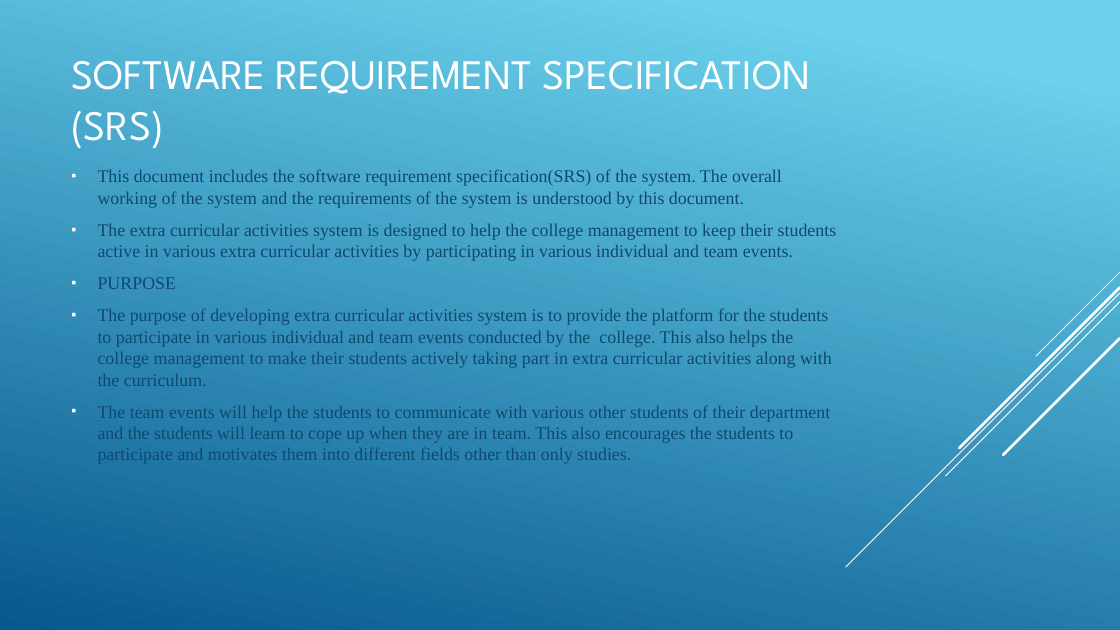
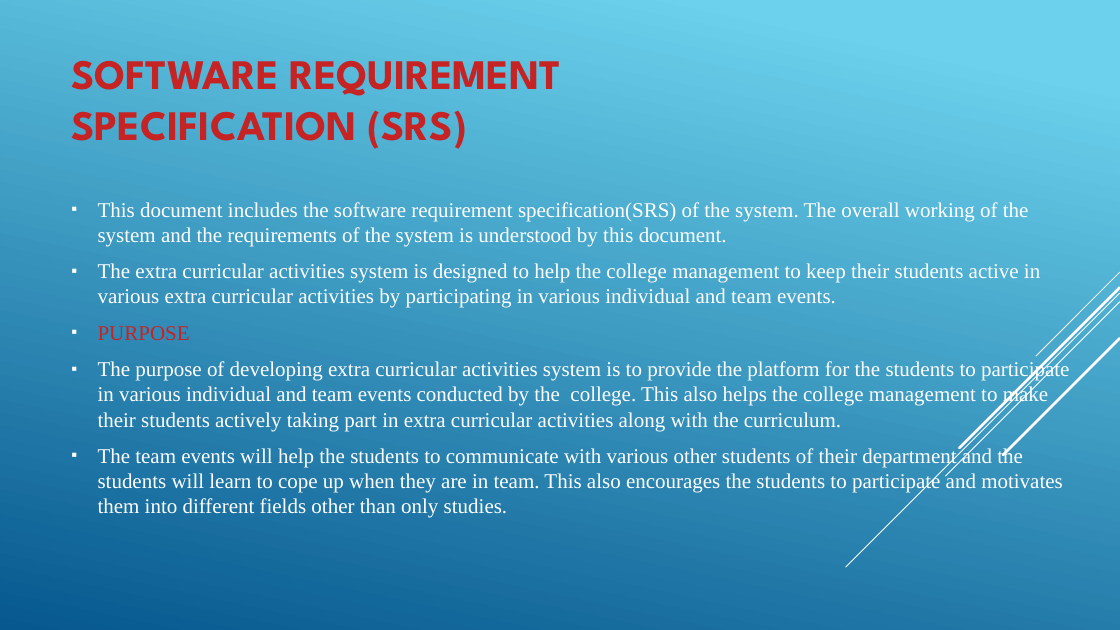
Before and after one commit to SanjayJoshi116/Extra-Curricular-Activity-Management, a slide deck: slide 3 of Project Docs/Presentation.pptx (slide 2 before the commit). Drawn at 1120x630 pixels with LibreOffice and Linux fonts; fonts in the diff are those of the drawing. Boxes give left, top, right and bottom in pixels: in the first picture for what was removed or moved away, otherwise in the second. Text is boxed around its words. In the diff, an @@ line names an element or a change of style, - is before the commit and + after.

```diff
--- a/Project Docs/Presentation.pptx
+++ b/Project Docs/Presentation.pptx
@@ title "SOFTWARE REQUIREMENT SPECIFICATION (SRS)" at <box>71,61,562,149</box>: text colour #FFFFFF to #C62324, bold on @@
@@ text "This document includes the software ..." at <box>98,202,1069,518</box>: size 15.3 to 18 pt, text colour #0F496F to #FFFFFF; text colour #0F496F to #C62324 in "PURPOSE" @@
```
Also in this commit, not shown: 6 other slides changed, 7 slides added.
